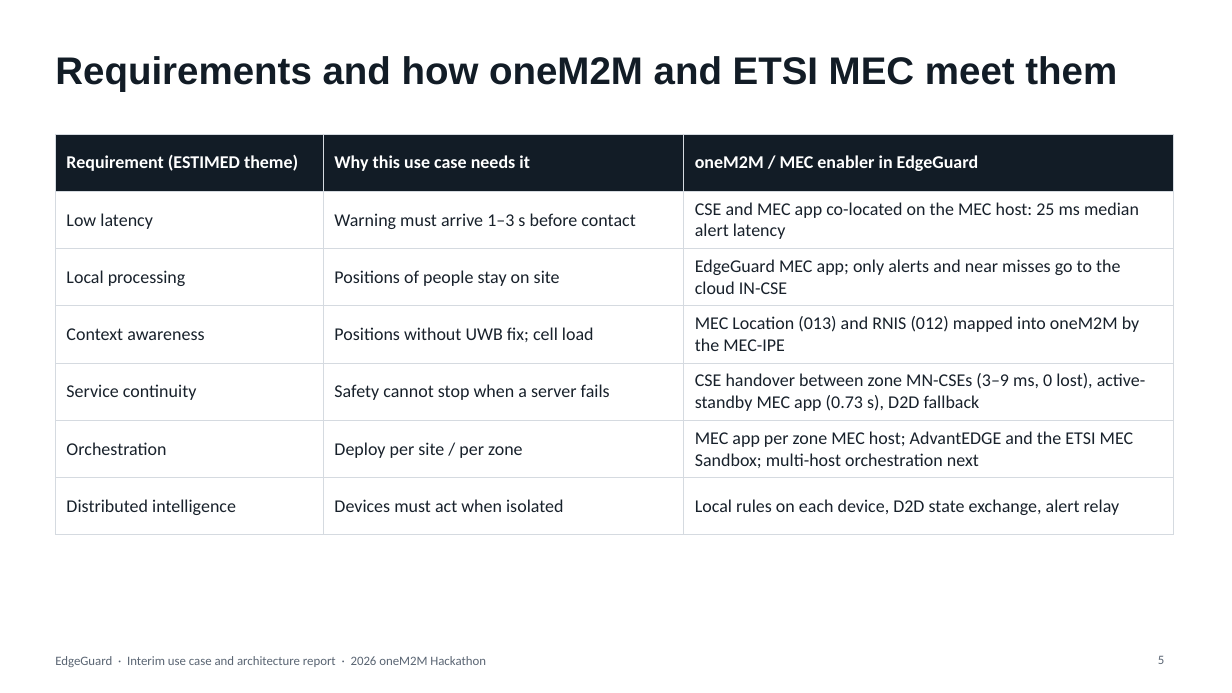
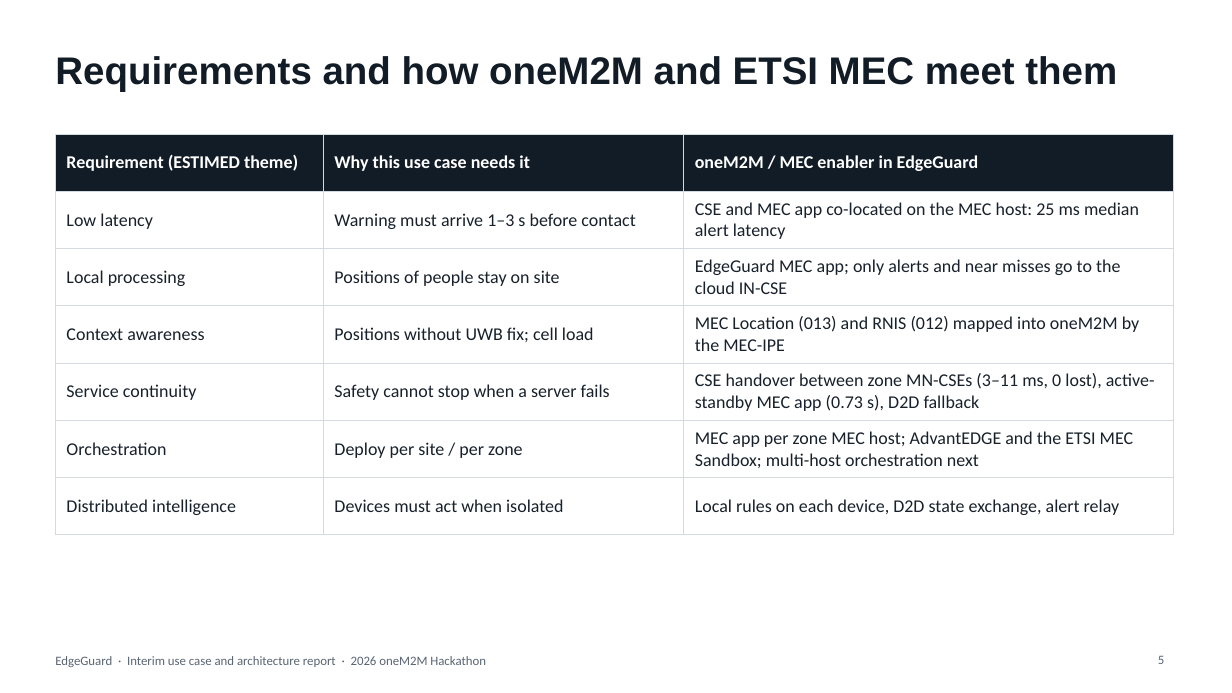
Before and after one commit to ljw22112/Edgeguard, a slide deck: slide 5 of docs/submissions/EdgeGuard_Interim_Report.pptx. Drawn at 1232x693 pixels with LibreOffice and Linux fonts; fonts in the diff are those of the drawing. Boxes give left, top, right and bottom in pixels: in the first picture for what was removed or moved away, otherwise in the second. Text is boxed around its words. In the diff, an @@ line names an element or a change of style, - is before the commit and + after.

```diff
--- a/docs/submissions/EdgeGuard_Interim_Report.pptx
+++ b/docs/submissions/EdgeGuard_Interim_Report.pptx
@@ table at (55, 134, 1174, 519) @@
-row 5, column 3: CSE handover between zone MN-CSEs (3–9 ms, 0 lost), active-standby MEC app (0.73 s), D2D fallback
+row 5, column 3: CSE handover between zone MN-CSEs (3–11 ms, 0 lost), active-standby MEC app (0.73 s), D2D fallback
```
Also in this commit, not shown: 3 other slides changed, 15 other files.
